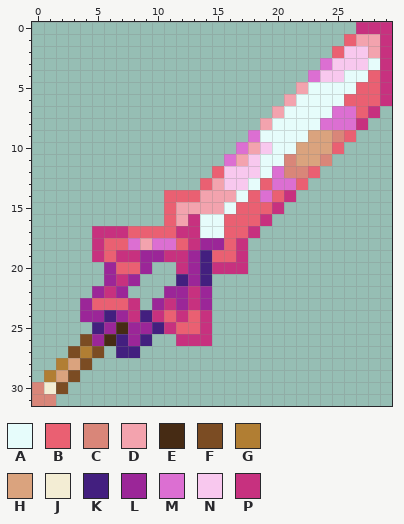
File history of a pixel-art sprite, Items/Weapons/Melee/StarKeeper.png. The picture above is the old version.
The file is 60x64 pixels, drawn in blocks of 2x2; one block is one cell here.
Palette (. is transparent): A #e6fcfb  B #ea6072  C #d98679  D #f3a3ae  E #462b14  F #7b4c23  G #b17e33  H #daa37e  J #f3edd4  K #431f7f  L #9b2698  M #dc6fd2  N #f8c8ee  P #c7317f
And afterwards:
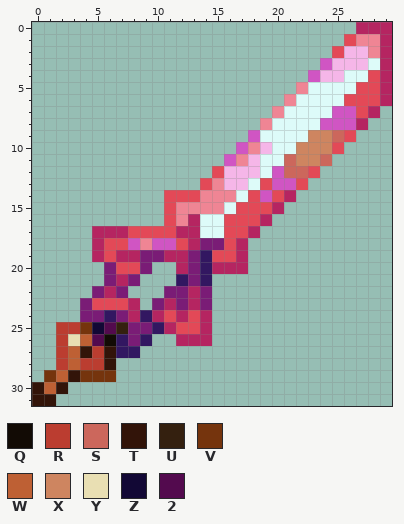
Colours new in this view: Q #120b05  R #bb3d30  S #cc675c  T #321409  U #34200f  V #75340d  W #be6034  X #ce8560  Y #e9dfb3  Z #120835  2 #530a4e
Difference:
@@ palette @@
-A #e6fcfb
+A #ddfbf9
-B #ea6072
+B #e34957
-D #f3a3ae
+D #ef8594
-K #431f7f
+K #321761
-L #9b2698
+L #7a1c76
-M #dc6fd2
+M #d055c3
-N #f8c8ee
+N #f5b6e8
-P #c7317f
+P #b52561
@@ x 19..27 @@
  8 DAAAAMMMP
- 9 AAAAHHCB.
-10 NAAHHHB..
-11 AACHHC...
-12 AMCCB....
+ 9 AAAAXXSB.
+10 NAAXXXB..
+11 AASXXS...
+12 AMSSB....
 13 BMMB.....
@@ x 0..9 @@
 24 ....LLKLPK
-25 .....KLELL
-26 ....FLEKLK
-27 ...FGF.KK.
-28 ..GHF.....
-29 .GHF......
-30 CJF.......
-31 CC........
+25 ..RRVZ2ULL
+26 ..RYW2QKLK
+27 ..RWTRTKK.
+28 ..RWRRT...
+29 .VWTVVV...
+30 TWT.......
+31 TT........
Boxes around the changes in both pictures, in picture pixels (x1, y1, x2, y2):
changed: (32, 22, 392, 406)
